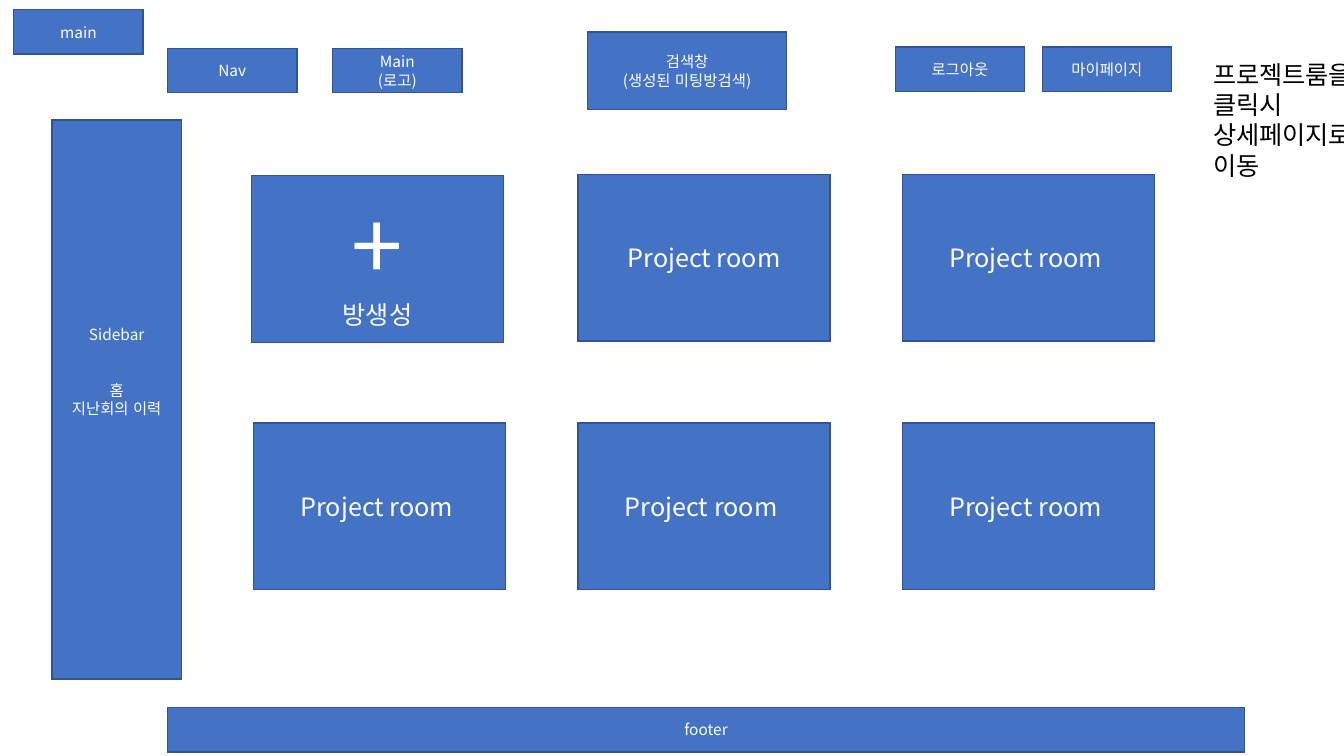
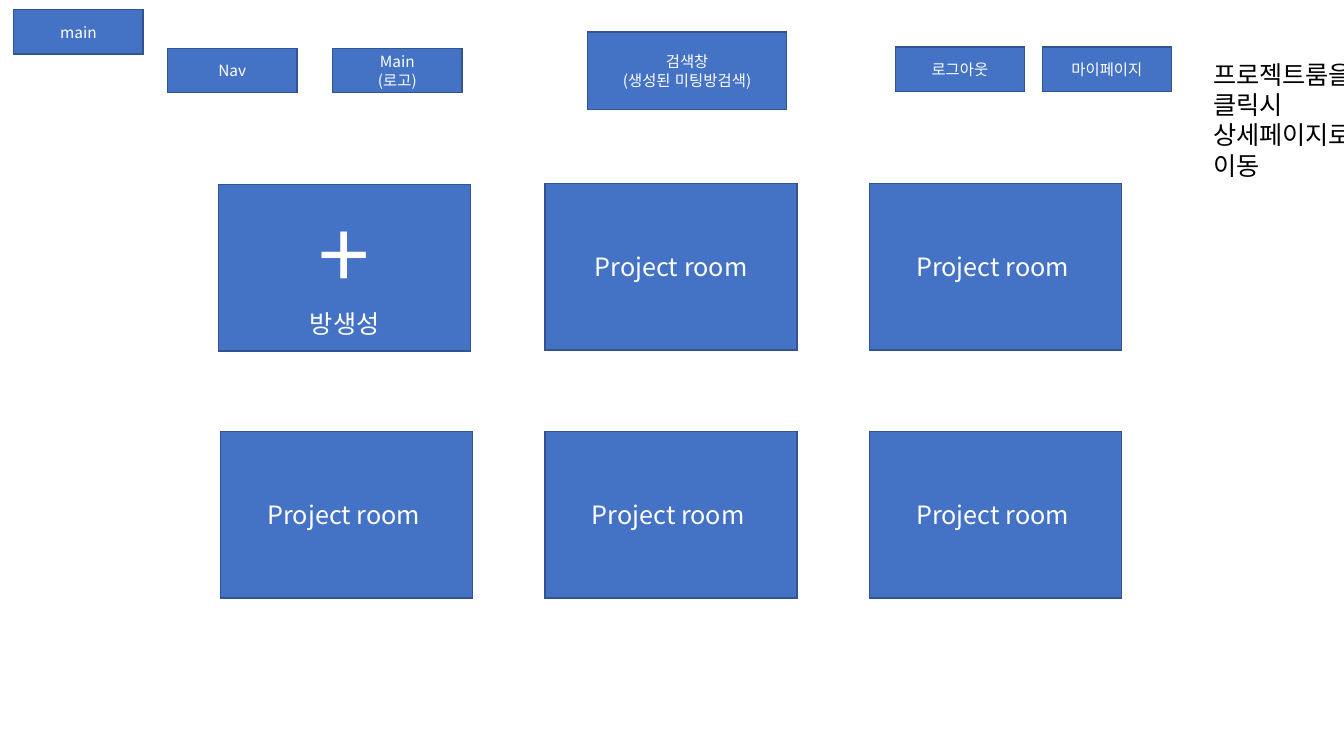
Before and after one commit to JongHoonJang/DEMEET, a slide deck: slide 6 of STUDY/jang/components.pptx. Drawn at 1344x756 pixels with LibreOffice and Linux fonts; fonts in the diff are those of the drawing. Boxes give left, top, right and bottom in pixels: in the first picture for what was removed or moved away, otherwise in the second. Text is boxed around its words. In the diff, an @@ line names an element or a change of style, - is before the commit and + after.

```diff
--- a/STUDY/jang/components.pptx
+++ b/STUDY/jang/components.pptx
@@ rectangle removed at box(52, 120, 181, 680) @@
-Sidebar
-홈
-지난회의 이력
@@ rectangle "+": place and size @@
-rectangle "+" at box(251, 175, 503, 342)
+rectangle "+" at box(219, 185, 471, 351)
@@ 5 rectangles: place and size @@
-5 rectangles at box(254, 174, 1154, 590)
+5 rectangles at box(221, 184, 1121, 598)
@@ rectangle removed at box(167, 708, 1245, 752) @@
-footer
```
Also in this commit, not shown: 4 other slides changed, 12 slides added, 1 other file.
